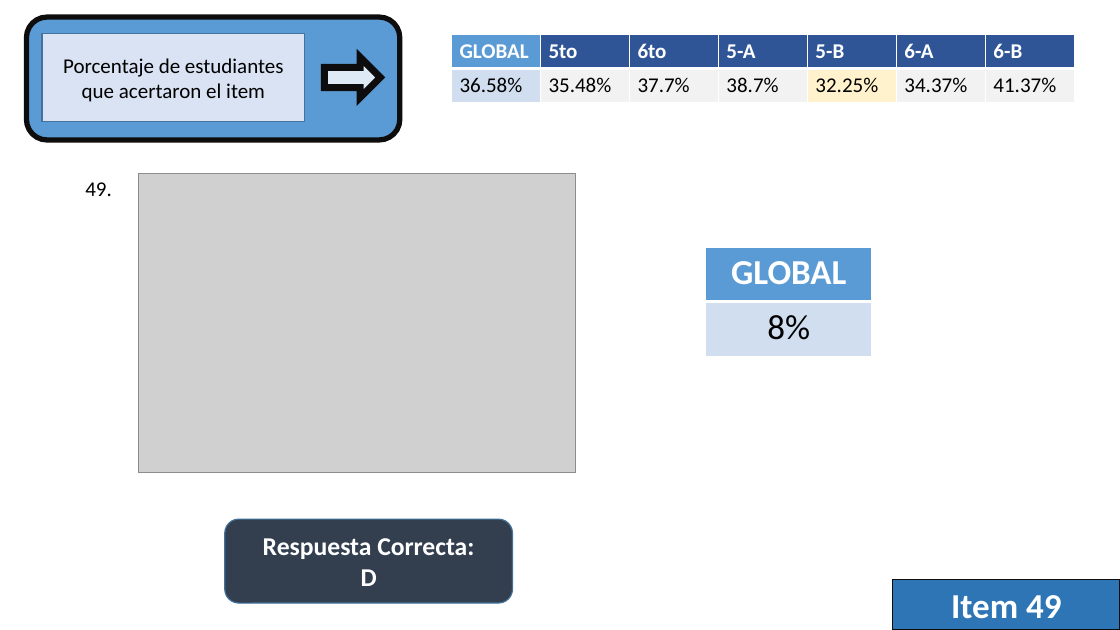
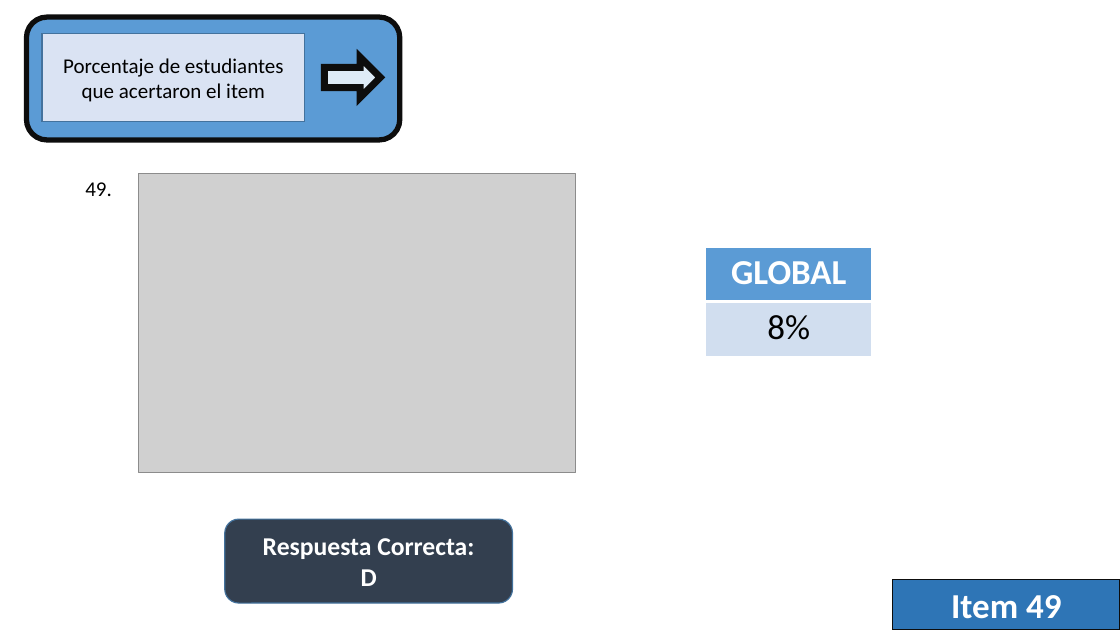
Before and after one commit to Adrifelcha/afchavez-019, a slide deck: slide 32 of Sandy-PrácticaDocente/Netza/Exploratorio_Resultados Generales.pptx. Drawn at 1120x630 pixels with LibreOffice and Linux fonts; fonts in the diff are those of the drawing; grey boxes stand for pictures. Boxes give left, top, right and bottom in pixels: in the first picture for what was removed or moved away, otherwise in the second. Text is boxed around its words. In the diff, an @@ line names an element or a change of style, - is before the commit and + after.

```diff
--- a/Sandy-PrácticaDocente/Netza/Exploratorio_Resultados Generales.pptx
+++ b/Sandy-PrácticaDocente/Netza/Exploratorio_Resultados Generales.pptx
@@ table removed at [451, 34, 1075, 103], 2 rows, 7 columns @@
-GLOBAL | 5to | 6to | 5-A | 5-B | 6-A | 6-B
-36.58% | 35.48% | 37.7% | 38.7% | 32.25% | 34.37% | 41.37%
```
Also in this commit, not shown: 16 other files.
